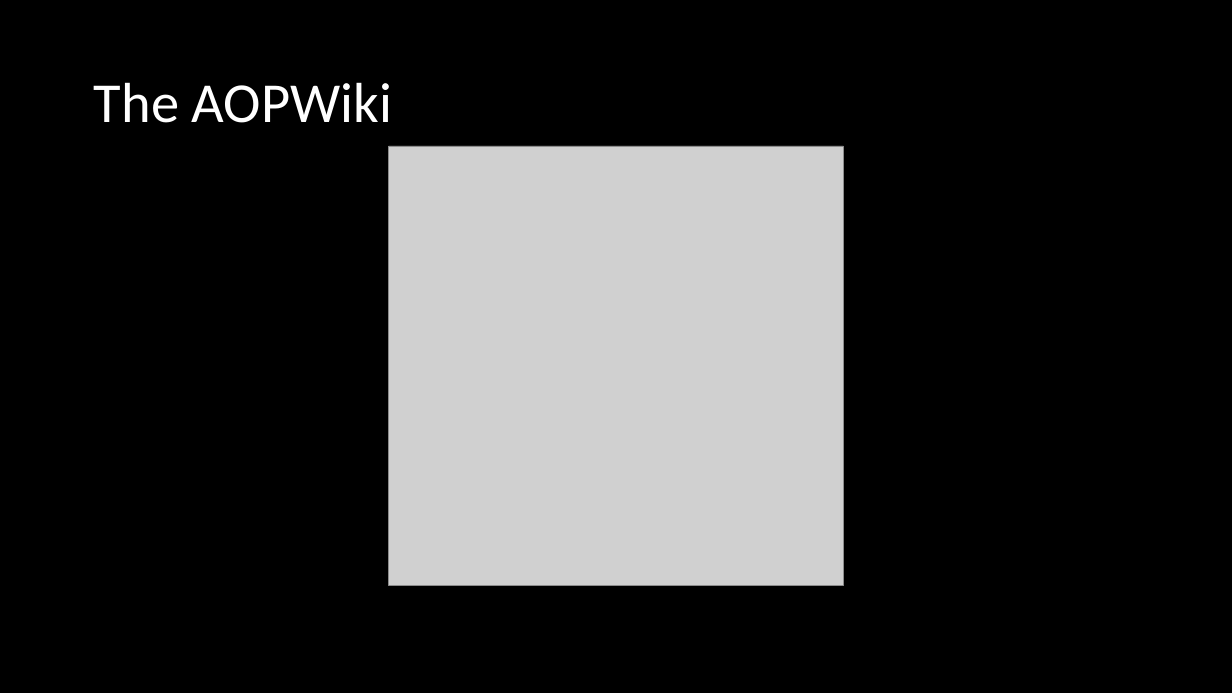
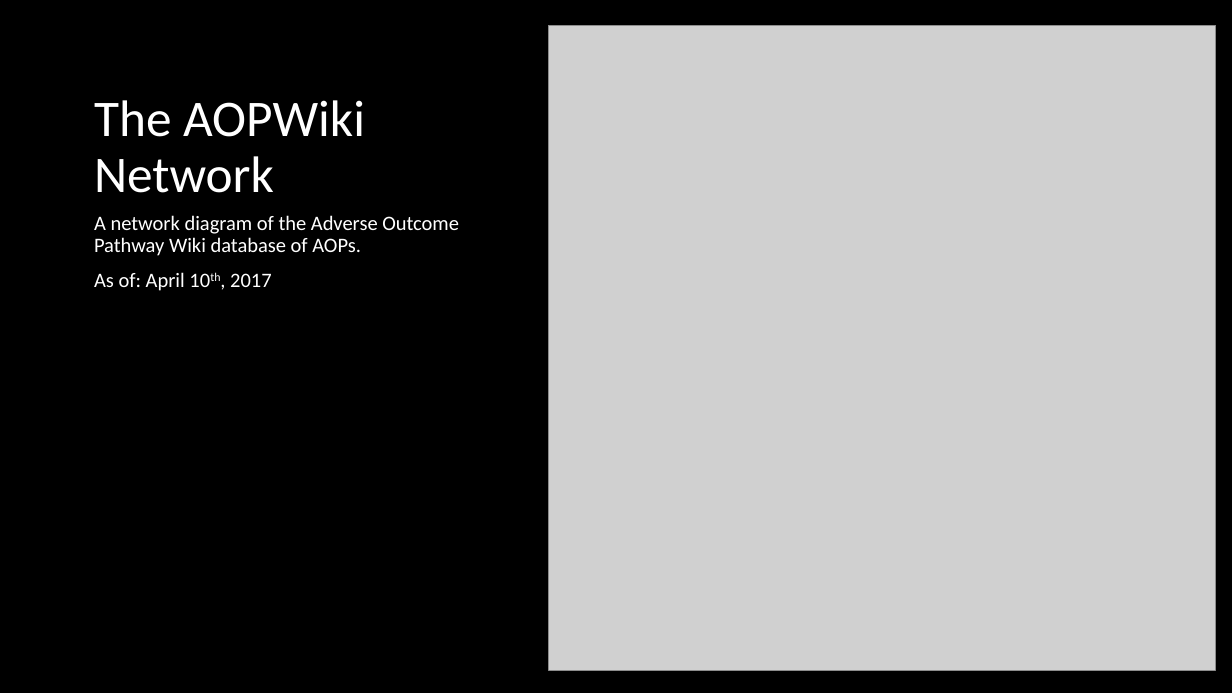
Before and after one commit to npollesch/AOPWiki, a slide deck: slide 2 of AOPwiki_analysis_ccs.pptx. Drawn at 1232x693 pixels with LibreOffice and Linux fonts; fonts in the diff are those of the drawing; grey boxes stand for pictures. Boxes give left, top, right and bottom in pixels: in the first picture for what was removed or moved away, otherwise in the second. Text is boxed around its words. In the diff, an @@ line names an element or a change of style, - is before the commit and + after.

```diff
--- a/AOPwiki_analysis_ccs.pptx
+++ b/AOPwiki_analysis_ccs.pptx
@@ picture: place and size @@
-picture at <box>389,146,844,586</box>
+picture at <box>549,25,1216,670</box>
@@ title "The AOPWiki Network" at <box>94,100,365,193</box>: vertical alignment middle to bottom @@
@@ title at <box>94,100,365,193</box>: text changed; size 44 to 40 pt @@
-The AOPWiki
+The AOPWiki Network
@@ text added at <box>94,215,459,291</box>, 16 pt, text #FFFFFF @@
+A network diagram of the Adverse Outcome Pathway Wiki database of AOPs.
+As of: April 10th, 2017
```
Also in this commit, not shown: 3 other slides changed, 7 other files.
